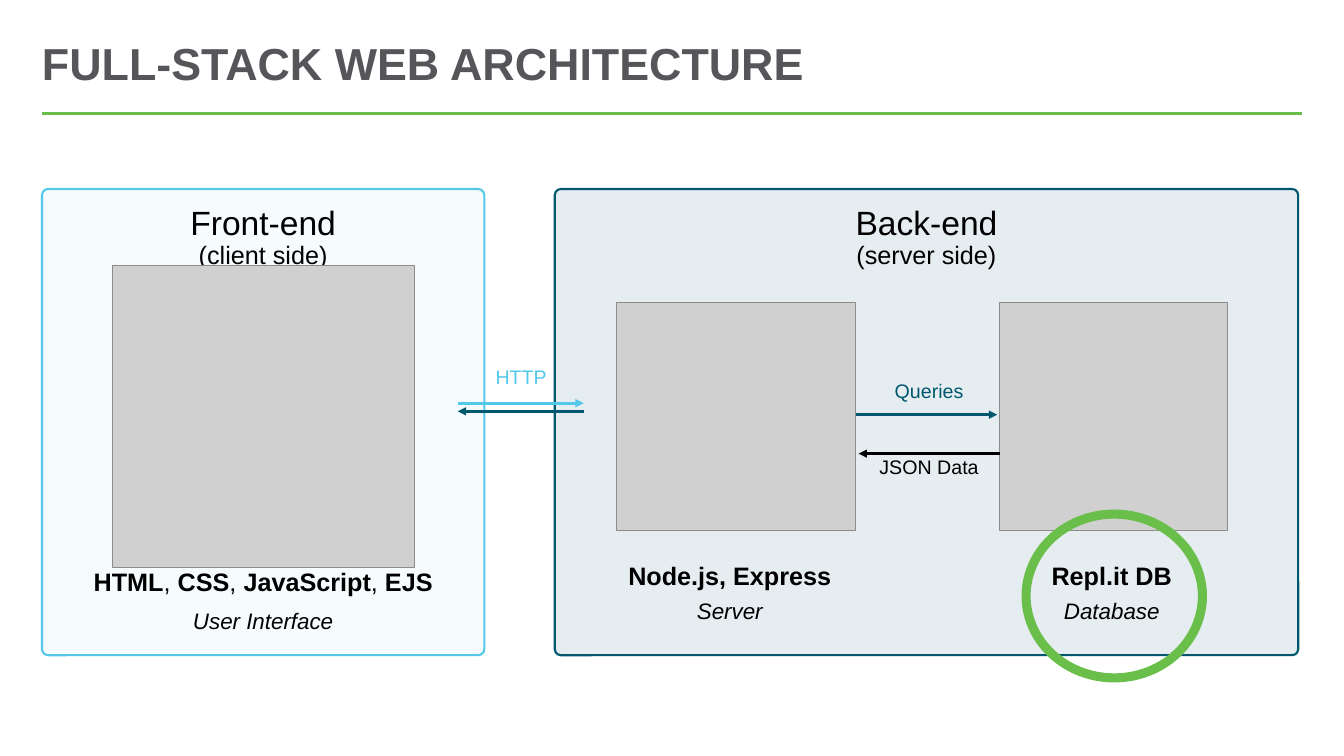
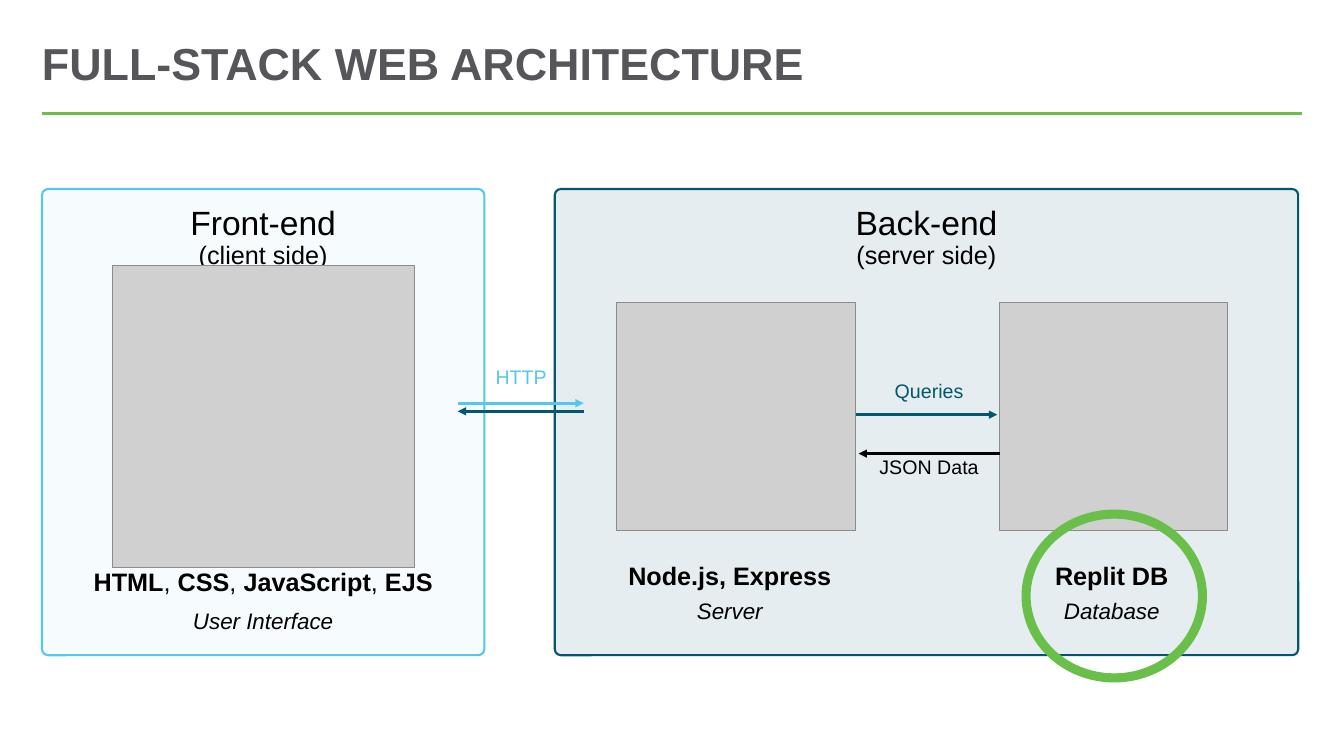
Before and after one commit to hytechclub/web-201, a slide deck: slide 3 of DatabasesReplit/DatabasesOverview.pptx. Drawn at 1344x756 pixels with LibreOffice and Linux fonts; fonts in the diff are those of the drawing; grey boxes stand for pictures. Boxes give left, top, right and bottom in pixels: in the first picture for what was removed or moved away, otherwise in the second. Text is boxed around its words. In the diff, an @@ line names an element or a change of style, - is before the commit and + after.

```diff
--- a/DatabasesReplit/DatabasesOverview.pptx
+++ b/DatabasesReplit/DatabasesOverview.pptx
@@ text at <box>1055,566,1168,591</box>: text changed @@
-Repl.it DB
+Replit DB
```
Also in this commit, not shown: 2 other slides changed, 3 other files.
